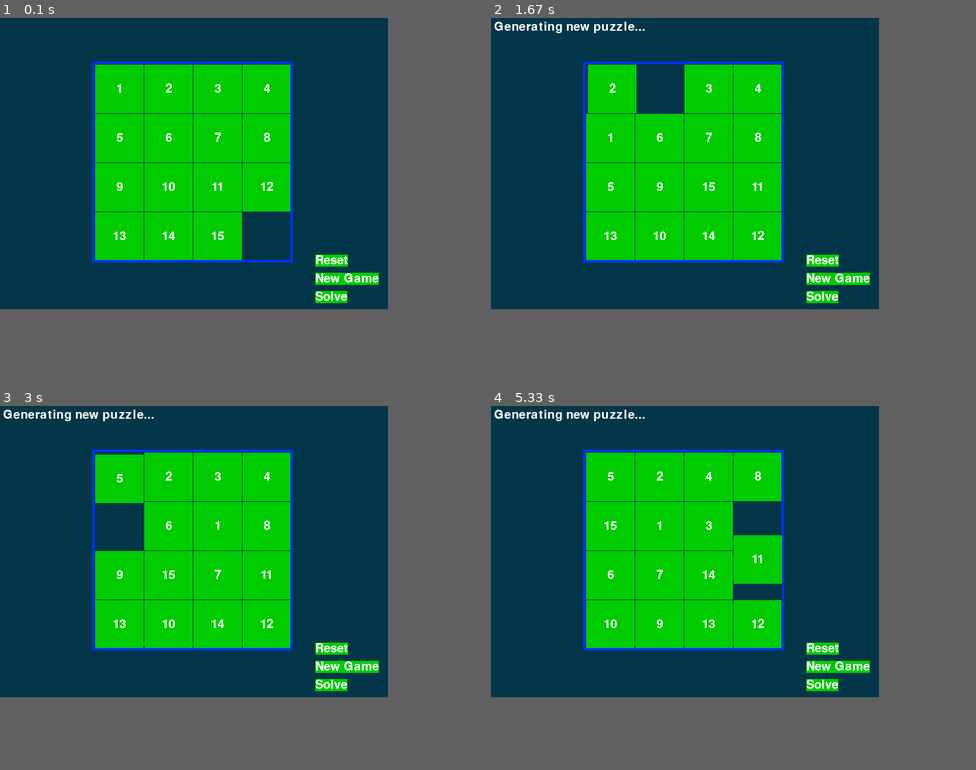
Above: before the commit, frames 1-4 (two rows, left to right).
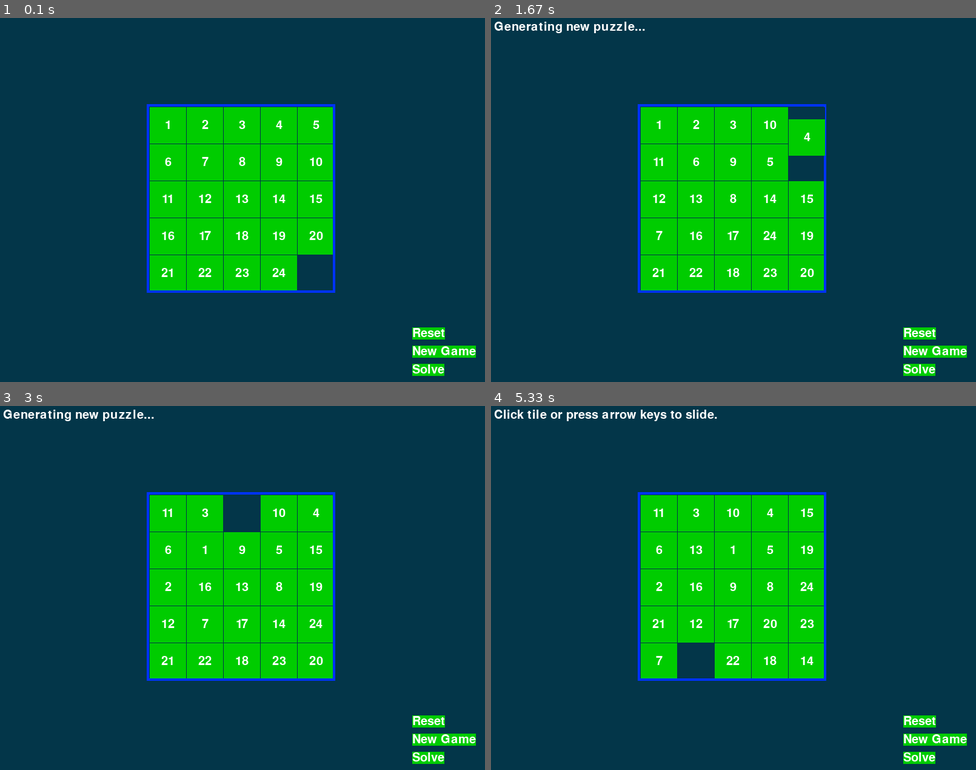
Above: after the commit, the same moments.

Repository: waitisthatv/csc125
Game: pygame game, started from Documents/csc125/pygamemodificationVD.py
The game is run twice, just before and just after one commit, with the same random seed, the same clock (stepped at 60 frames per second) and the same inputs.
Inputs (mouse positions are in pixels of both pictures, inside the frame that each line leads up to):
- Up to frame 1 (0.1 s): no input
- Up to frame 2 (1.67 s): no input
- Up to frame 3 (3 s): no input
- Up to frame 4 (5.33 s): press the mouse at (898, 693) at 4.37 s; move the mouse to (835, 631) at 4.47 s; release the mouse at (772, 566) at 4.6 s; tap Enter at 4.67 s; click (694, 660) at 5.05 s, where only the run after the commit has a clickable "7"
The window is 640x480 before the commit and 800x600 after it. Grey fills any space a smaller window leaves; there, only what the larger window draws over its background counts as a difference.

The runs differ from the first frame. In frame 1, 21% of the frame differs, in the area x 19-99%, y 12-99%; in frame 2, 18%; in frame 3, 19%; in frame 4, 21%, in the area x 0-99%, y 1-99%.

Commit message:
Update pygamemodificationVD.py
tested original game to verify it worked. updated board size, tile size, window size, and fps (curiosity)

Diff:
--- a/Documents/csc125/pygamemodificationVD.py
+++ b/Documents/csc125/pygamemodificationVD.py
@@ -9,12 +9,12 @@
 from pygame.locals import *
 
 # Create the constants (go ahead and experiment with different values)
-BOARDWIDTH = 4  # number of columns in the board
-BOARDHEIGHT = 4 # number of rows in the board
-TILESIZE = 80
-WINDOWWIDTH = 640
-WINDOWHEIGHT = 480
-FPS = 30
+BOARDWIDTH = 5  # number of columns in the board
+BOARDHEIGHT = 5 # number of rows in the board
+TILESIZE = 60
+WINDOWWIDTH = 800
+WINDOWHEIGHT = 600
+FPS = 60
 BLANK = None
 
 #                 R    G    B
